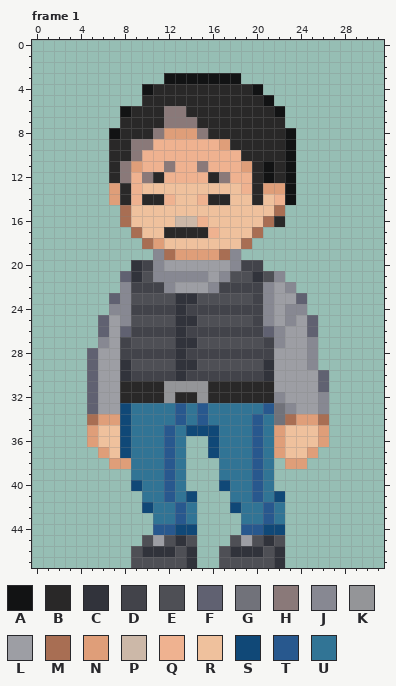
Two versions of one pixel-art file, 3학년 1학기 1인 개발 프로젝트/Charactor/Teachers.aseprite. Above is the file before it was changed.
32x48 pixels, 2 frames. Colours within 5 levels of each other are drawn and written as one. Shown: frame 1. The commit also changed other frames, which this record leaves out.
Palette (. is transparent): A #121314  B #292828  C #31333b  D #42434a  E #4e4f55  F #606171  G #71727a  H #8a7979  J #878892  K #949598  L #9d9ea4  M #a86e53  N #df9e79  P #ccb8a8  Q #efb290  R #efc19d  S #104877  T #28588e  U #317495
Pixels before, frame 1, first column x 5:
 3 .......AAAAAAA........
 4 .....ABBBBBBBBBA......
 5 .....BBBBBBBBBBBA.....
 6 ...ABBBHHBBBBBBBBA....
 7 ...BBBBHHHBBBBBBBB....
 8 ..ABBBHNNNHBBBBBBBA...
 9 ..BBHHQQQQQQNBBBBBA...
10 ..BBHQQQQQQQQQBBBBA...
11 ..BHNQQHQQHQQQNBABA...
12 ..BHQHBQQQQBHQQBABA...
13 ..NBQRRRRRRRRRQBNNA...
14 ..NBQBBQRRQBBRRBRQA...
15 ...MRRRRRRRRRRRRRM....
16 ...MRRRRPPQRRRRRMB....
17 ....MRRBBBBQRRRM......
18 .....MNRRRRRRRM.......
19 ......JMNNNNMJ........
20 ....CDJLLLLLLJDD......
21 ...FCEJJJJJLJEECEJ....
22 ...JDDDJLLLJDDDDJLJ...
23 ..FJEEEECCEEEEEDJLLF..
24 ..JJDDDDCDDDDDDDJLJJ..
25 .FLJEEEECCEEEEEDJLJLF.
26 .FLFDDDDCDDDDDDDFJLLF.
27 .JLDEEEECCEEEEEEDJLLJ.
28 FLLDDDDDCDDDDDDDDLLLJ.
29 FLLCEEEECCEEEEEECLLLJ.
30 FLLCDDDDCDDDDDDDCLLLLF
31 FLLBBBBKKKKBBBBBBLLLLF
32 FLLBBBBKBBKBBBBBBJLLLJ
33 FLLSUUUUTUTUUUUUTGJLLJ
34 MNNSUUUUTUTUUUUTUGMNNM
35 NRRSUUUTUSSSUUUTUNRRRN
36 NRRSUUUTU..SUUUTUNRRRN
37 .NRSUUUTU..SUUUTUNRRN.
38 ..NNUUUTU...UUUTU.NN..
39 ....UUUTU...UUUTU.....
40 ....SUUTU...SUUTU.....
41 .....UUTUS...UUTUS....
42 .....SUUTU...SUUTU....
43 ......UUTU....UUTU....
44 ......TTSS....TTSS....
45 .....ELECE...ELECE....
46 ....ECCCEC..ECCCEC....
47 ....EEEEEC..EEEEEC....
New version:
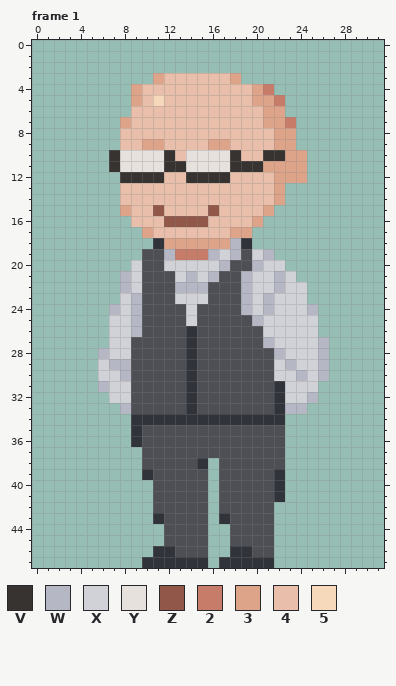
Colours new in this view: V #363331  W #b5b7c4  X #d1d2d8  Y #e6e1dd  Z #915749  2 #c67c69  3 #dea489  4 #e9bfab  5 #f6d9ba
Diff:
layer "Art" added
layer "Layer 1" removed
Changed rows in their new state; - is an unchanged pixel.
Frame 1:
first column x 5:
 3 ------34444443--------
 4 ----3444444444432-----
 5 ----34544444444332----
 6 ---.44444444444433----
 7 ---3444444444444332---
 8 --.4444444444444433---
 9 --.4433444433444433---
10 --VYYYYV4YYYYV44VV33--
11 --VYYYYVVYYYYVVV3333--
12 --.VVVV44VVVV4444333--
13 --.444444444444443.---
14 --.444444444444443.---
15 ---344Z4444Z44443.----
16 ---.444ZZZZ44443..----
17 ----.3444444433.------
18 -----.C333333WC-------
19 -----EEW222WXWEXW-----
20 ----XEEXXXXXWEEWXX----
21 ---WX-EEXWXWE-WXXWX---
22 ---WXEEEWWWEEEWXXWXX--
23 --.XW---XXX---WXWXXX--
24 --WXWEEEEXEEEEWXWXXXW-
25 -.XXW---EX-----WXXXXX-
26 -.XXWEEEECEEEEEEXXXXX-
27 -.XX----E-------WXXXXW
28 .WXXEEEEECEEEEEEEWXXXW
29 .XWW----E-------EXWXXW
30 .XXWEEEEECEEEEEEEXXWXW
31 .WXXEEEEECEEEEEEECXXX.
32 ..XXEEEEECEEEEEEECXXW.
33 ...WEEEEECEEEEEEECWW..
34 ....CCCCCCCCCCCCCC....
35 ....CEEEEEEEEEEEEE....
36 ....CEEEEEEEEEEEEE....
37 -....EEEEEEEEEEEEE...-
38 --...EEEEEC-EEEEEE..--
39 ----.CEEEEE-EEEEEC----
40 ----..EEEEE-EEEEEC----
41 -----.EEEEE-EEEEEC----
42 -----.EEEEE-EEEEE.----
43 ------CEEEE-CEEEE.----
44 ------.EEEE--EEEE.----
45 -----..-E-E---E-E.----
46 ----..---EE-.--E-.----
47 ----.CCCC-C-CCCCC.----
Pixel boxes of the changes (left, top, right, bottom) in both pictures:
changed: (87, 73, 329, 568)
